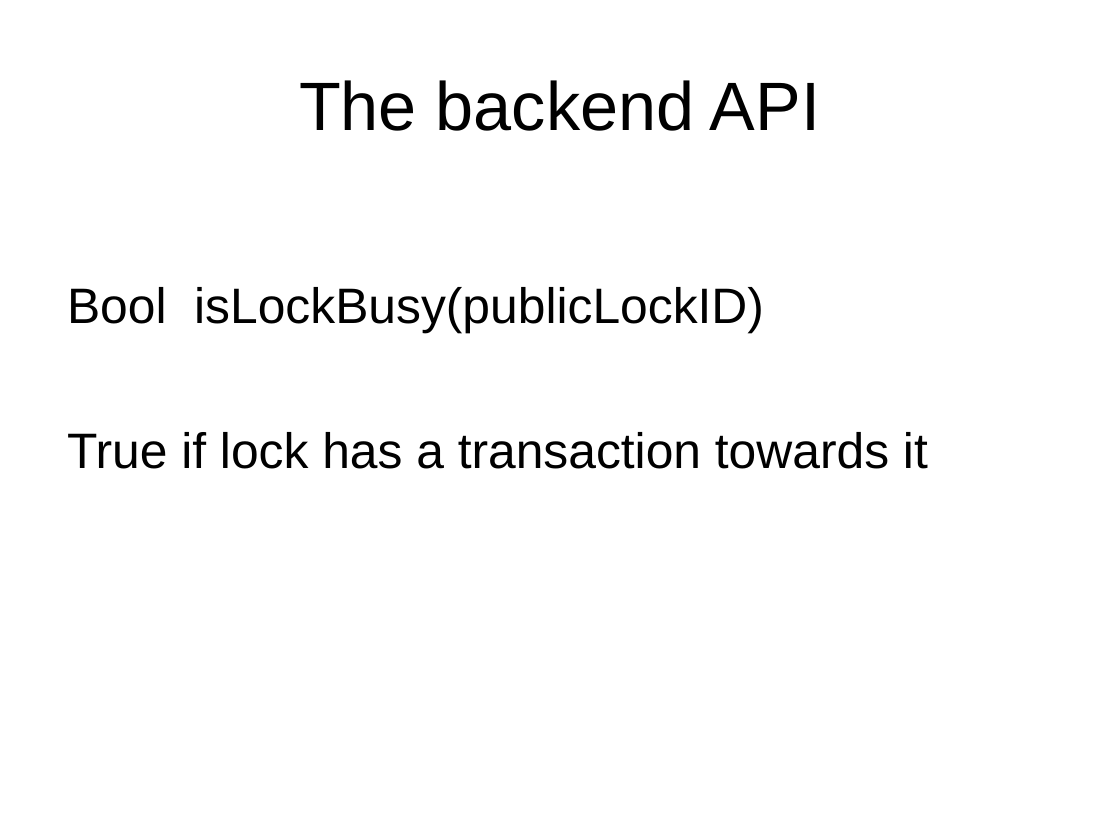
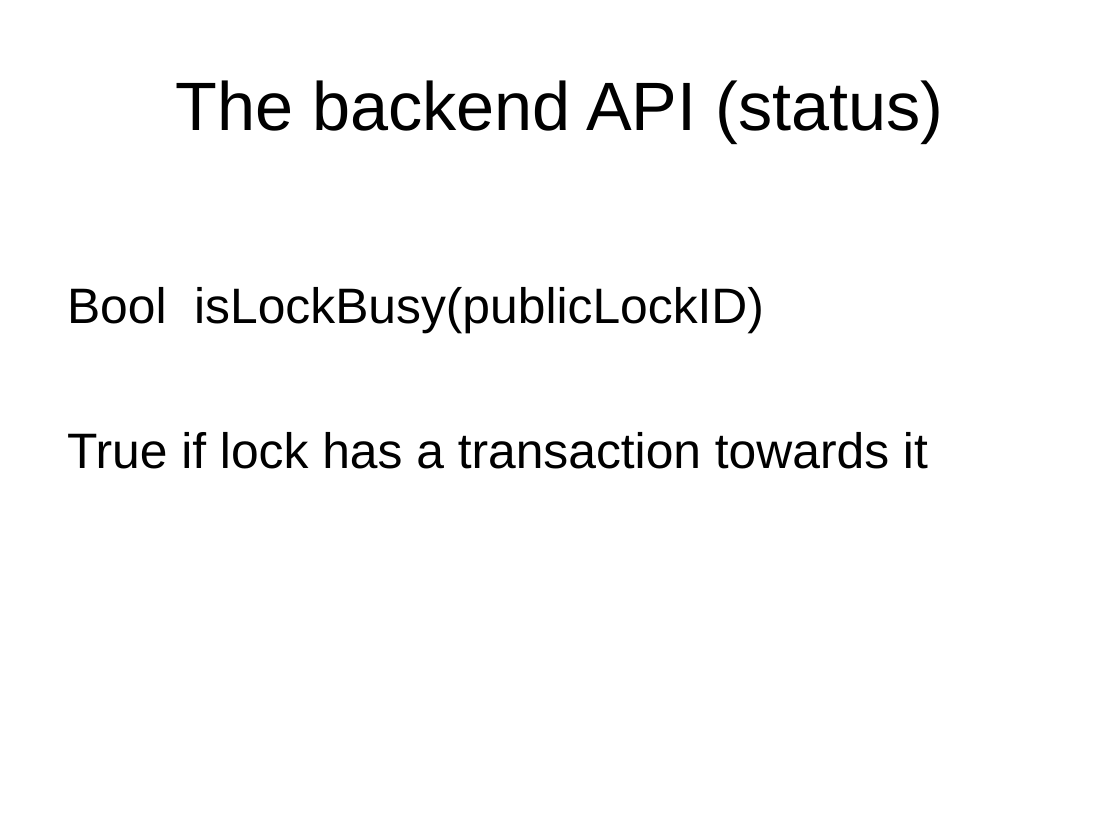
Before and after one commit to blockTeamhackathon/documents, a slide deck: slide 13 of B’Lock.ppt (slide 9 before the commit). Drawn at 1120x840 pixels with LibreOffice and Linux fonts; fonts in the diff are those of the drawing. Boxes give left, top, right and bottom in pixels: in the first picture for what was removed or moved away, otherwise in the second. Text is boxed around its words. In the diff, an @@ line names an element or a change of style, - is before the commit and + after.

```diff
--- a/B’Lock.ppt
+++ b/B’Lock.ppt
@@ title at [175,80,943,143]: text changed @@
-The backend API
+The backend API (status)
```
Also in this commit, not shown: 5 other slides changed, 4 slides added.
